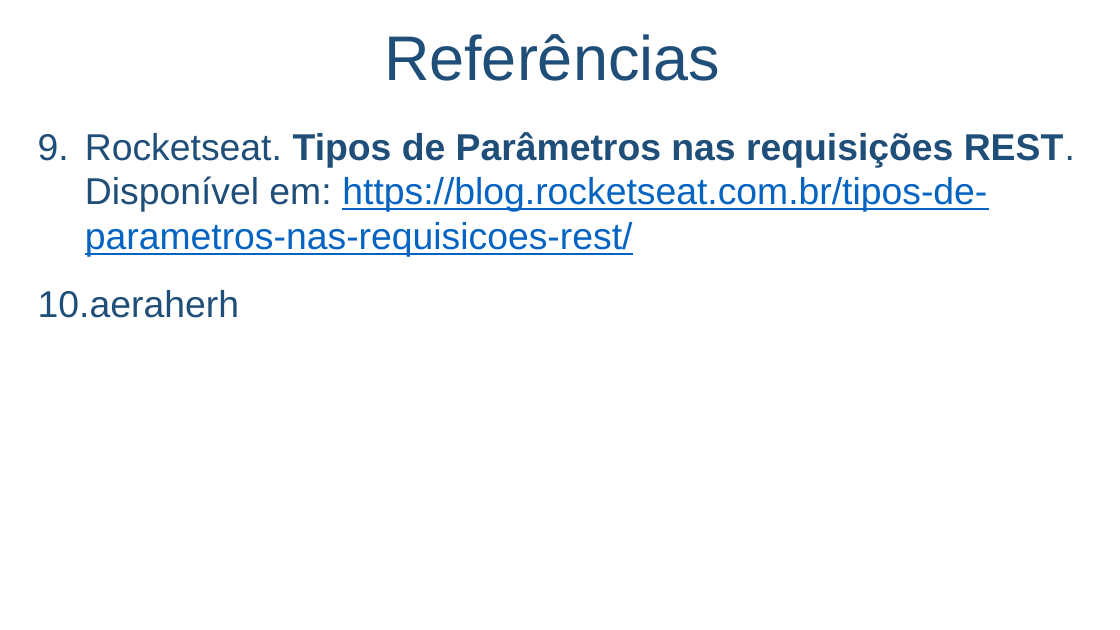
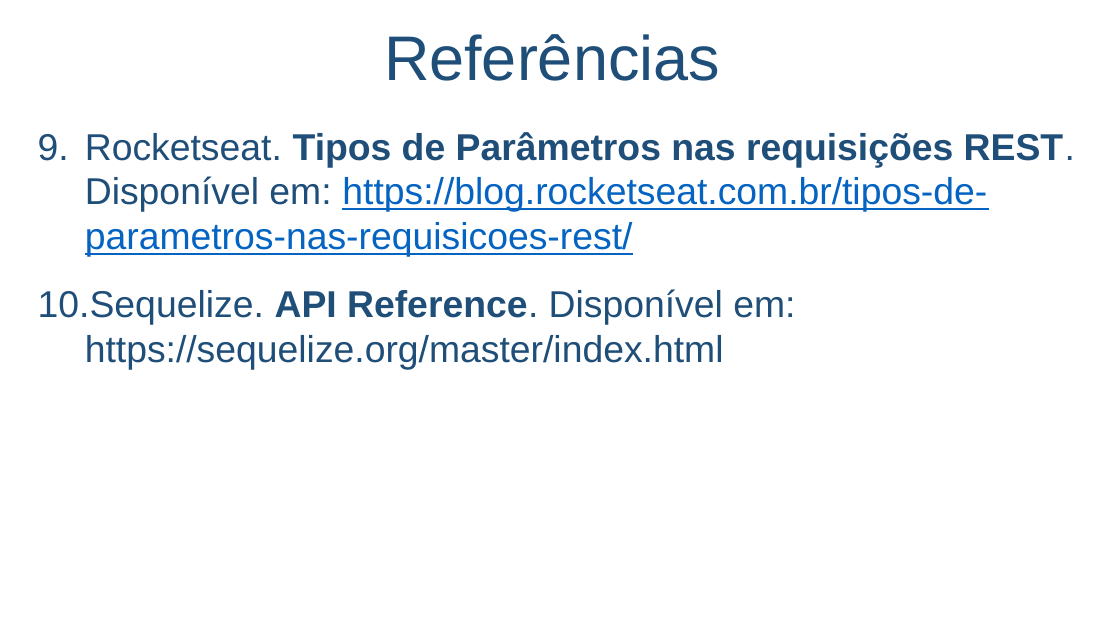
Before and after one commit to salmo-jr/public-slides, a slide deck: slide 42 of node-js.pptx (slide 39 before the commit). Drawn at 1120x630 pixels with LibreOffice and Linux fonts; fonts in the diff are those of the drawing; background and template pictures are left out. Boxes give left, top, right and bottom in pixels: in the first picture for what was removed or moved away, otherwise in the second. Text is boxed around its words. In the diff, an @@ line names an element or a change of style, - is before the commit and + after.

Commit message:
update

```diff
--- a/node-js.pptx
+++ b/node-js.pptx
@@ text at bbox=[38, 289, 795, 370]: text changed @@
-10. aeraherh
+10. Sequelize. API Reference. Disponível em: https://sequelize.org/master/index.html
```
Also in this commit, not shown: 2 other slides changed, 3 slides added.
